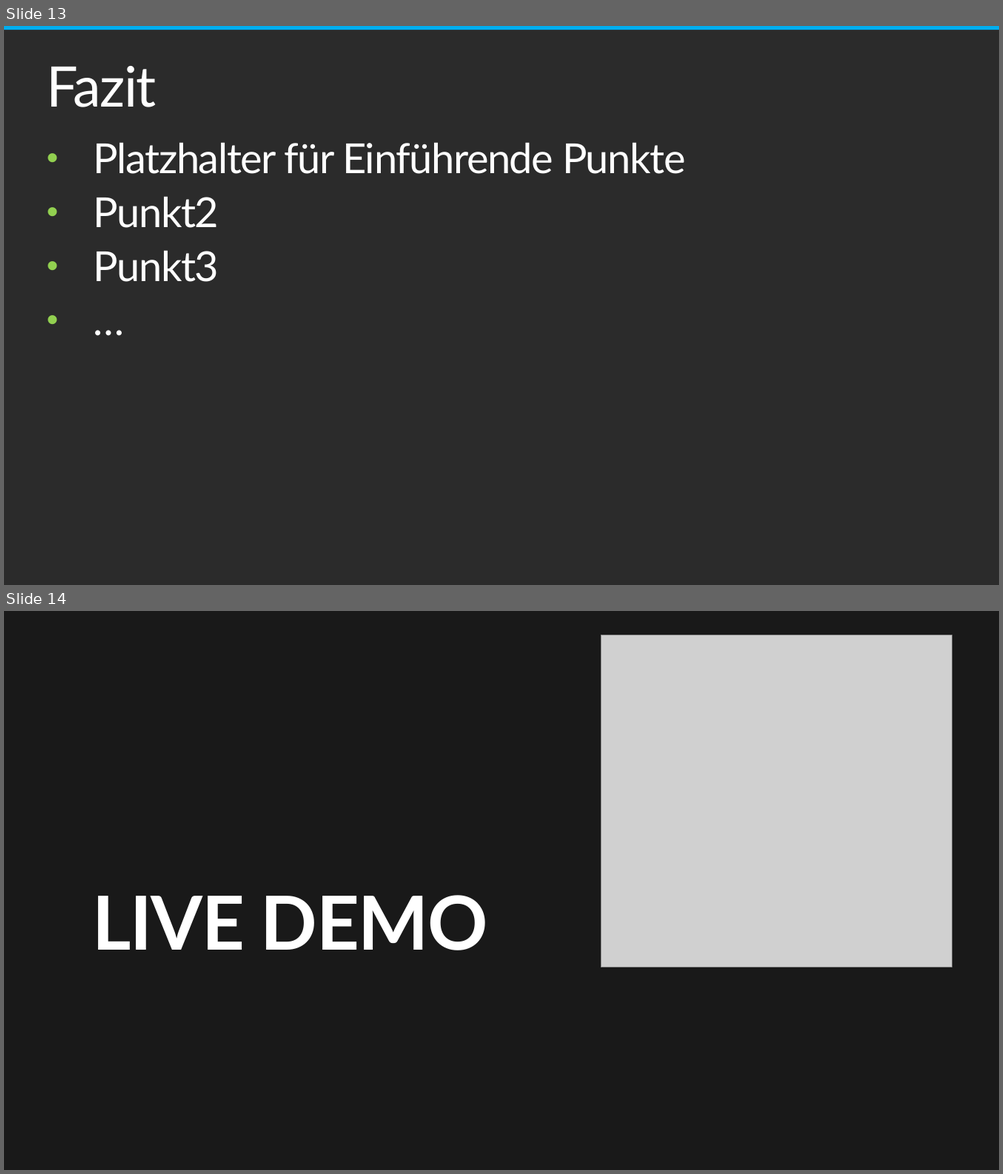
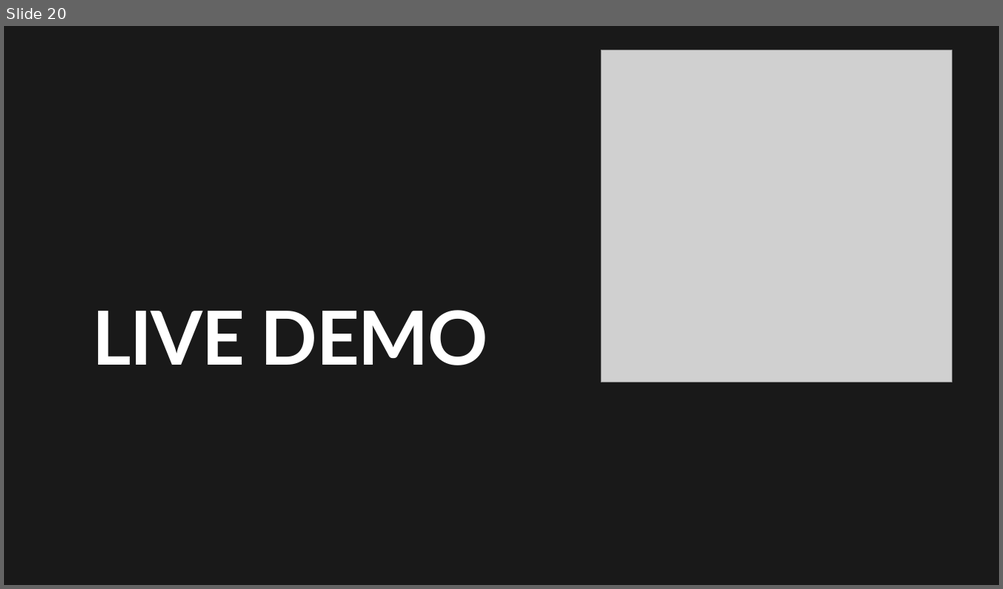
Before and after one commit to chriz239/VtIoTHub, a slide deck: Semesterprojekt_VT.pptx. Shown one above the other, each under a label of ours: slides 13 and 14 before the commit, slide 20 after it. The pictures are 1003x1174 and 1003x589 pixels, drawn with LibreOffice and Linux fonts; fonts in the diff are those of the drawing; grey boxes stand for pictures; background and template pictures are left out; a plain dark background stands for a picture behind light text. Boxes give left, top, right and bottom in pixels: in the first picture for what was removed or moved away, otherwise in the second. Text is boxed around its words. In the diff, an @@ line names an element or a change of style, - is before the commit and + after.

```diff
--- a/Semesterprojekt_VT.pptx
+++ b/Semesterprojekt_VT.pptx
@@ slide 13 removed at [4,26,999,585], background picture (left out) @@
@@ rectangle removed at [4,26,999,30] @@
@@ title removed at [46,66,156,107] @@
-Fazit
@@ text removed at [94,142,686,282] @@
-• Platzhalter für Einführende Punkte
-• Punkt2
-• Punkt3
-• …
@@ what was slide 14 is now slide 20 @@
```
Also in this commit, not shown: 2 slides changed, 11 slides added, 4 other slides removed.
